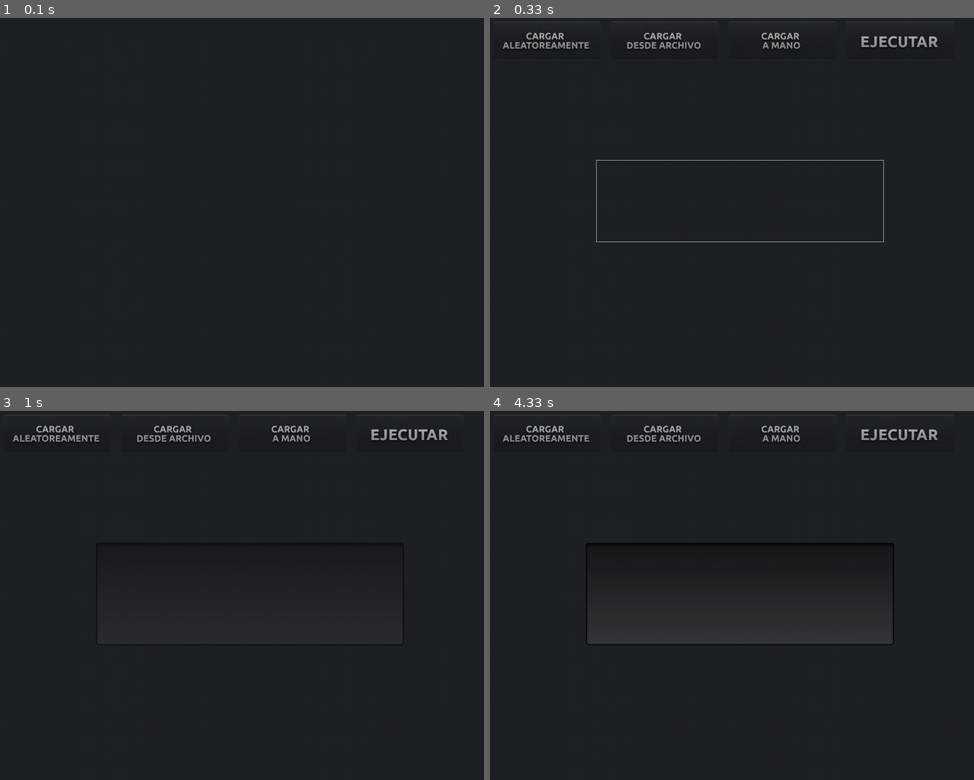
Above: before the commit, frames 1-4 (two rows, left to right).
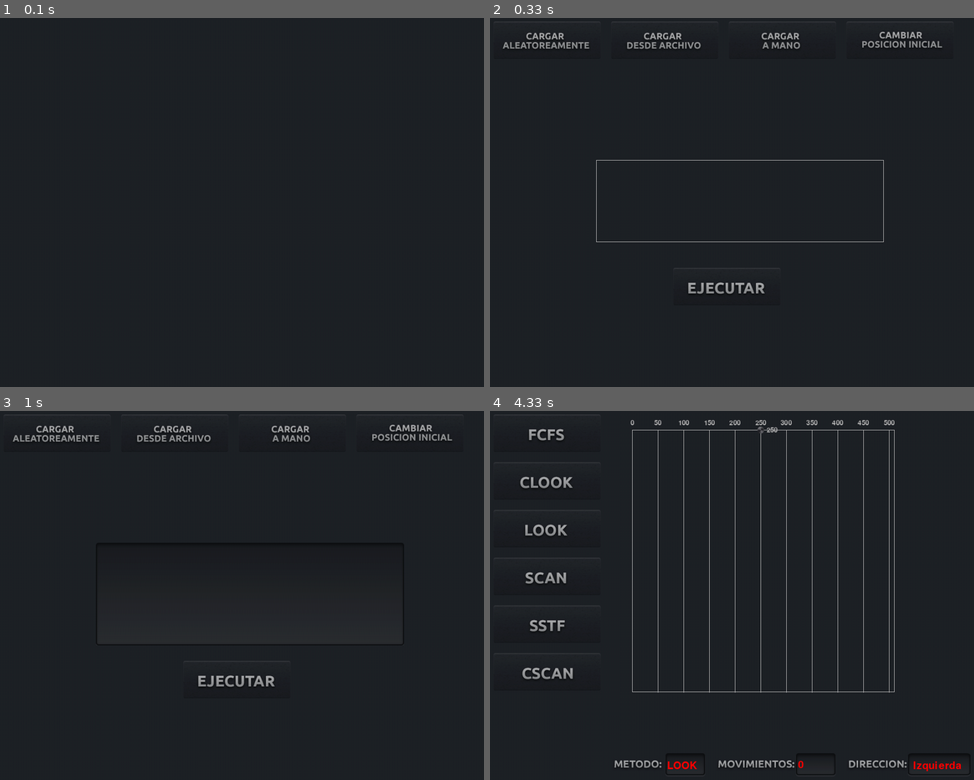
Above: after the commit, the same moments.

Repository: farfanoide/simuladorHDD
Game: pygame game, started from program.py
Same seed, same stepped clock (60 frames per second), same inputs: the game is played once before the commit and once after it. The source is Python 2; it was converted automatically to run under Python 3.
Inputs (mouse positions are in pixels of both pictures, inside the frame that each line leads up to):
- Up to frame 1 (0.1 s): no input
- Up to frame 2 (0.33 s): no input
- Up to frame 3 (1 s): click (174, 433) at 0.38 s; tap Enter at 0.67 s
- Up to frame 4 (4.33 s): click (717, 691) at 1.1 s; click (572, 669) at 1.57 s; press the mouse at (548, 481) at 1.97 s; move the mouse to (548, 532) at 2.07 s; release the mouse at (548, 584) at 2.2 s; click (548, 481) at 2.35 s; click (548, 625) at 2.65 s; click (548, 433) at 3.48 s; press the mouse at (548, 625) at 3.8 s; move the mouse to (562, 565) at 3.9 s; release the mouse at (572, 510) at 4.03 s

Frame 1 is identical in both runs. In frame 2, 0.7% of the frame differs, in the area x 40-94%, y 3-75%; in frame 3, 0.7%; in frame 4, 4.4%, in the area x 2-98%, y 2-98%.

Commit message:
agrega cambio a init_pos

Diff:
--- a/program.py
+++ b/program.py
@@ -15,10 +15,14 @@
                     {'id':1, 'obj': home_input_box, 'action': 'ask', 'img': "gui/img/input_random.png"},
                     {'id':3, 'obj': home_input_box, 'action': '', 'img': "gui/img/input_arch.png"},
                     {'id':2, 'obj': home_input_box, 'action': 'ask', 'img': "gui/img/input_hand.png"},
-                    {'id':4, 'obj': home_input_box, 'action': 'ask', 'img': "gui/img/exec.png"}
-
+                    {'id':4, 'obj': home_input_box, 'action': 'ask', 'img': "gui/img/init.png"}
                    ]
+    exec_button = Button(home_screen, 5, '', '', 'gui/img/exec.png')
+    exec_button.rect.x = 370
+    exec_button.rect.y = 500
+    exec_button.update_sfc()
     home_menu = Menu(home_screen, (0, 0, home_screen.get_width(), home_screen.get_height()/6), black, home_buttons, True)
+    home_menu.add_elements(exec_button)
     home_screen.add_elements(home_menu,home_input_box)
     return home_screen, home_menu
 
@@ -115,6 +119,9 @@
                             file_name = active_screen.get_element('InputBox').ask(False)
                             sim.requirements = load_file(file_name)
                         elif button.id == 4:
+                            num = active_screen.get_element('InputBox').ask(False)
+                            sim.init_pos = int(num)
+                        elif button.id == 5:
                             active_screen=algorithm
                             active_screen.update_sfc()
             elif active_screen == algorithm:
Binary file added: gui/img/init.png
